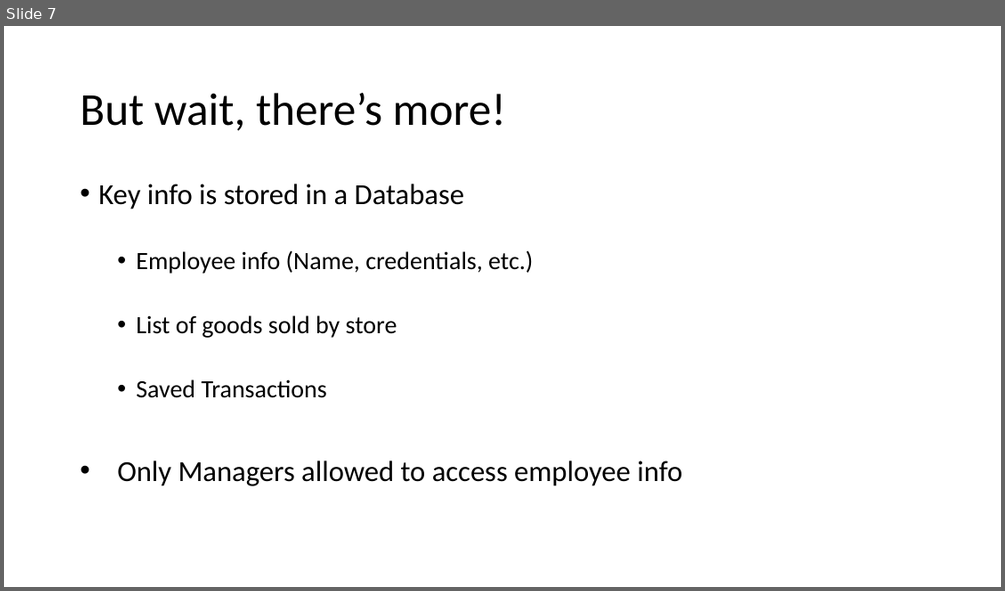
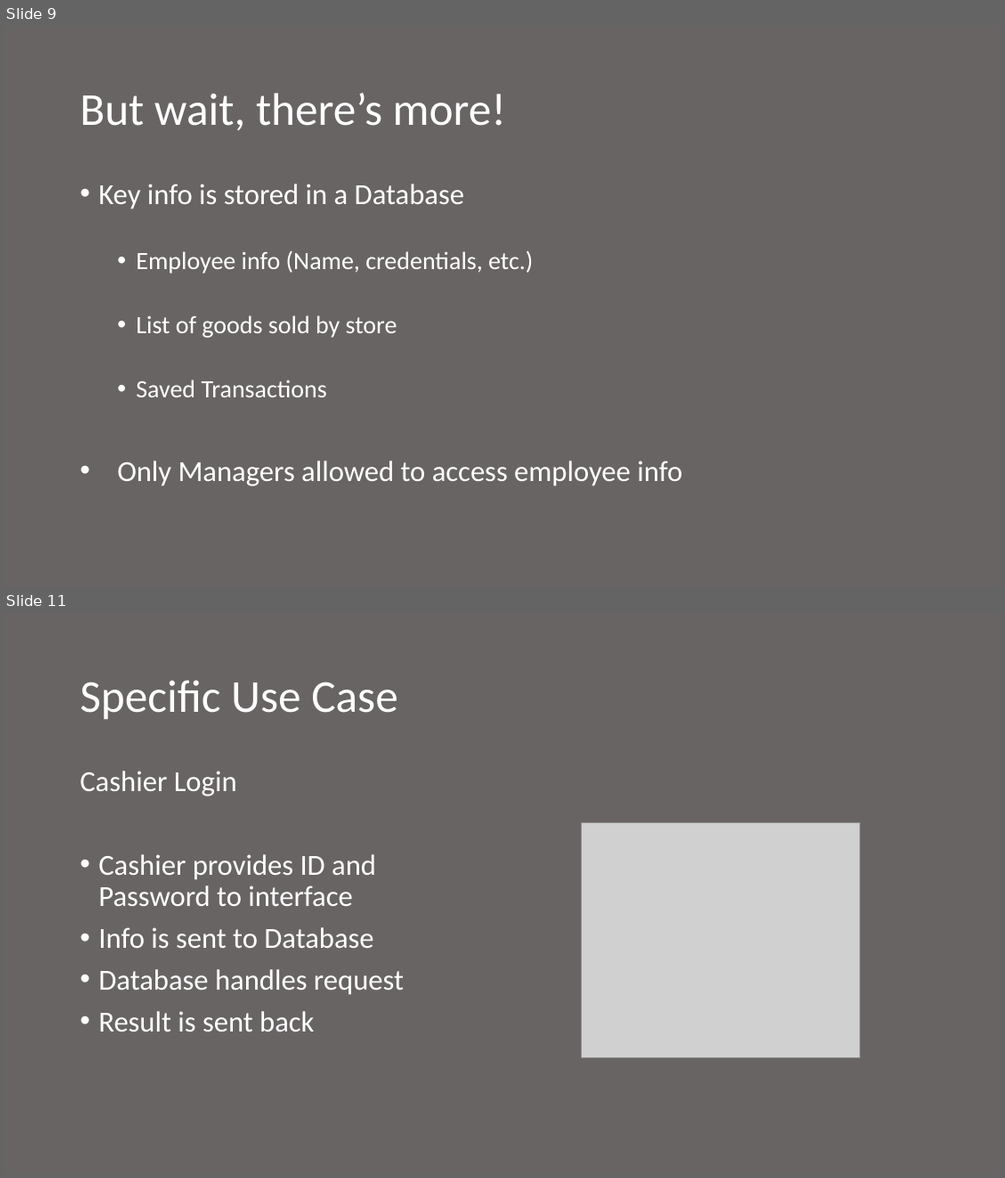
Before and after one commit to boltu11/DashForCash, a slide deck: Presentation.pptx. Shown one above the other, each under a label of ours: slide 7 before the commit, slides 9 and 11 after it; the slides between them are not shown. The pictures are 1005x591 and 1005x1178 pixels, drawn with LibreOffice and Linux fonts; fonts in the diff are those of the drawing; grey boxes stand for pictures. Boxes give left, top, right and bottom in pixels: in the first picture for what was removed or moved away, otherwise in the second. Text is boxed around its words. In the diff, an @@ line names an element or a change of style, - is before the commit and + after.

```diff
--- a/Presentation.pptx
+++ b/Presentation.pptx
@@ slide 11 added at (x1=4, y1=613, x2=1001, y2=1174), background #696464 @@
@@ title added at (x1=80, y1=680, x2=398, y2=720), 44 pt, text #FFFFFF @@
+Specific Use Case
@@ text added at (x1=80, y1=771, x2=404, y2=1031), 28 pt, text #FFFFFF @@
+Cashier Login
+• Cashier provides ID and Password to interface
+• Info is sent to Database
+• Database handles request
+• Result is sent back
@@ picture added at (x1=582, y1=823, x2=859, y2=1058) @@
@@ what was slide 7 is now slide 9 @@
@@ slide 9 changed as well @@
@@ background #FFFFFF to #696464 @@
@@ text colour #000000 to #FFFFFF in 3 elements at (x1=80, y1=93, x2=506, y2=131), (x1=98, y1=184, x2=533, y2=397), (x1=117, y1=460, x2=682, y2=486) @@
```
Also in this commit, not shown: 8 other slides changed, 5 other slides added, 2 other files.
